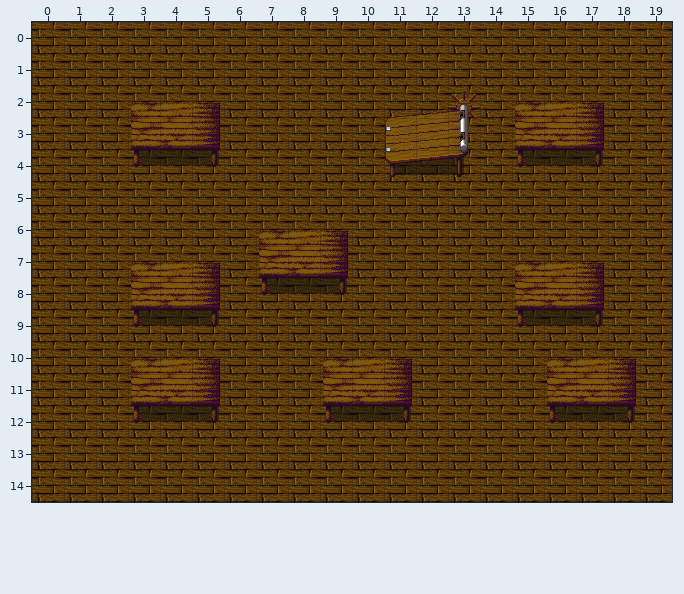
An edit to a level. Tiled map, CastleEscape/Content/maps/testmap.tmx. The picture above was drawn from the file before the commit.
Cells are 32x32 px. Shown: x 0..19, y 0..14. The commit also replaced the tileset; all pictures use the new one.
And afterwards:
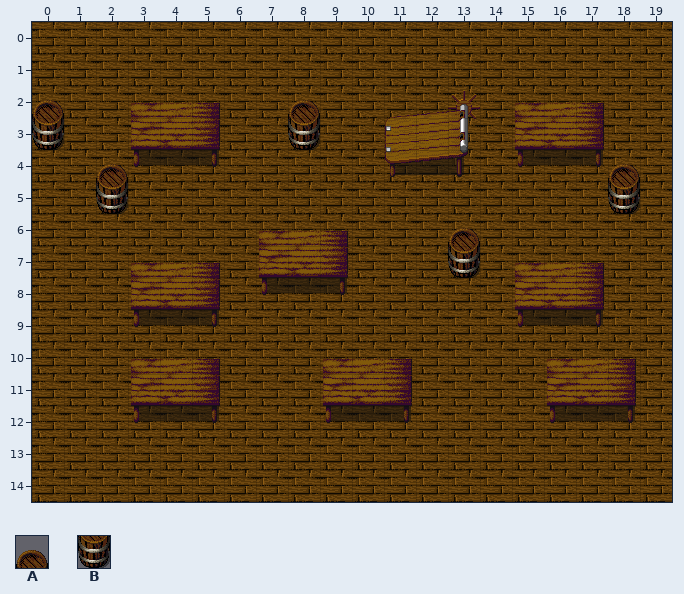
Key: from "tileset2": A 231, B 303.
_ is an empty cell.
Log entry: Added comments and collision detection code to Map.cs
Edits made:
Layer "base #2":
y 2: x 0 _ -> A; x 8 _ -> A
y 3: x 0 _ -> B; x 8 _ -> B
y 4: x 2 _ -> A; x 18 _ -> A
y 5: x 2 _ -> B; x 18 _ -> B
y 6: x 13 _ -> A
y 7: x 13 _ -> B
